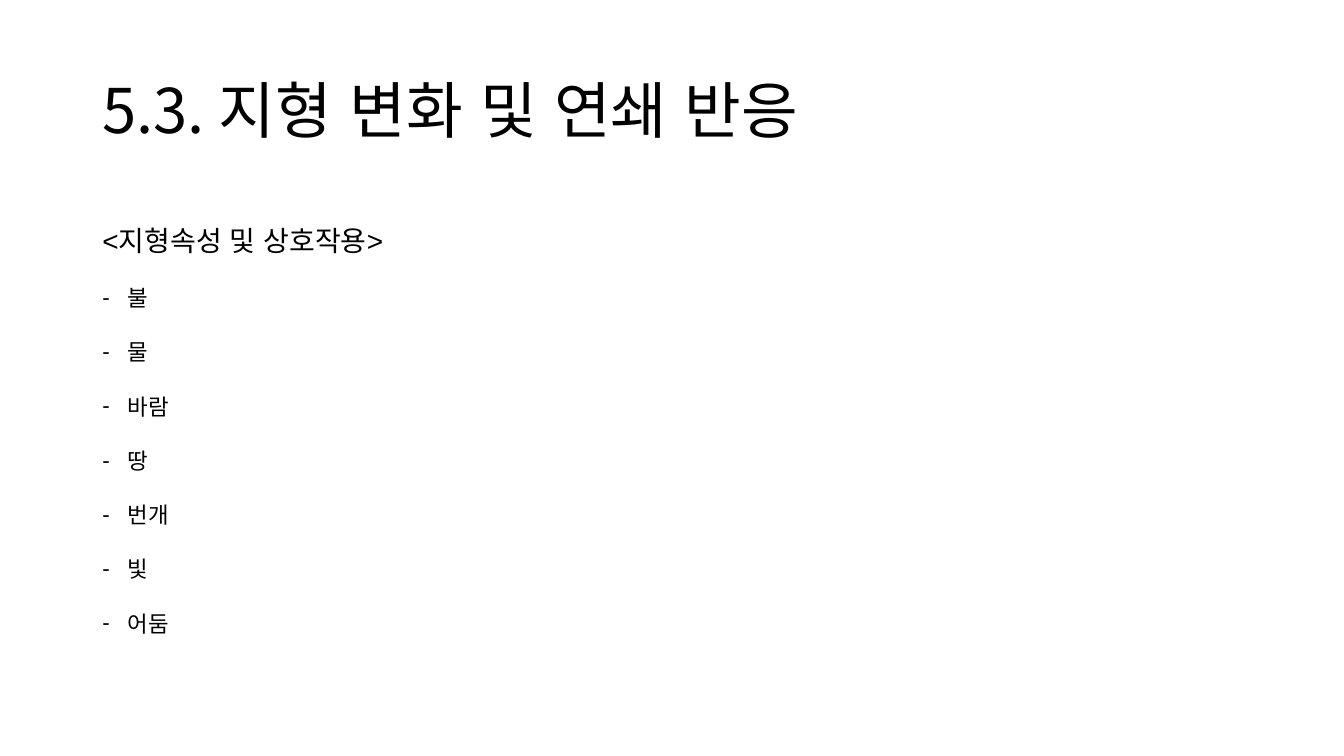
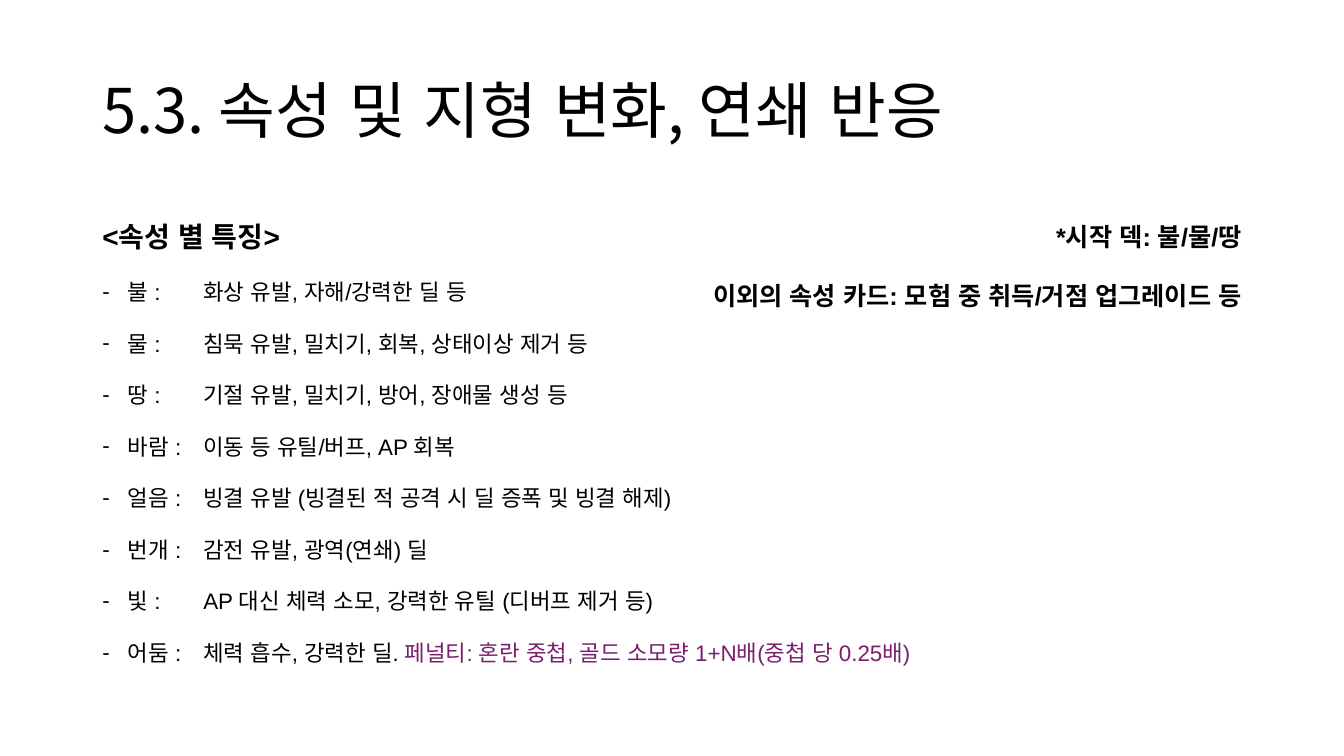
Before and after one commit to CrograNM/Project_Entropy, a slide deck: slide 17 of _문서/_Project Entropy 기획문서.pptx. Drawn at 1344x756 pixels with LibreOffice and Linux fonts; fonts in the diff are those of the drawing. Boxes give left, top, right and bottom in pixels: in the first picture for what was removed or moved away, otherwise in the second. Text is boxed around its words. In the diff, an @@ line names an element or a change of style, - is before the commit and + after.

Commit message:
#기획 : 속성 별 특징, 지형 속성 정리

```diff
--- a/_문서/_Project Entropy 기획문서.pptx
+++ b/_문서/_Project Entropy 기획문서.pptx
@@ title at box(102, 81, 942, 145): text changed @@
-5.3. 지형 변화 및 연쇄 반응
+5.3. 속성 및 지형 변화, 연쇄 반응
@@ text at box(102, 223, 911, 666): text changed; size 20 to 16 pt @@
-<지형속성 및 상호작용>
-– 불
-– 물
-– 바람
-– 땅
-– 번개
-– 빛
-– 어둠
+<속성 별 특징>
+– 불 : 화상 유발, 자해/강력한 딜 등
+– 물 : 침묵 유발, 밀치기, 회복, 상태이상 제거 등
+– 땅 : 기절 유발, 밀치기, 방어, 장애물 생성 등
+– 바람 : 이동 등 유틸/버프, AP 회복
+– 얼음 : 빙결 유발 (빙결된 적 공격 시 딜 증폭 및 빙결 해제)
+– 번개 : 감전 유발, 광역(연쇄) 딜
+– 빛 : AP 대신 체력 소모, 강력한 유틸 (디버프 제거 등)
+– 어둠 : 체력 흡수, 강력한 딜. 페널티: 혼란 중첩, 골드 소모량 1+N배(중첩 당 0.25배)
@@ text added at box(713, 225, 1242, 308), 18 pt, text #000000, bold @@
+*시작 덱: 불/물/땅
+이외의 속성 카드: 모험 중 취득/거점 업그레이드 등
```
Also in this commit, not shown: 4 other slides changed, 1 slide added.
